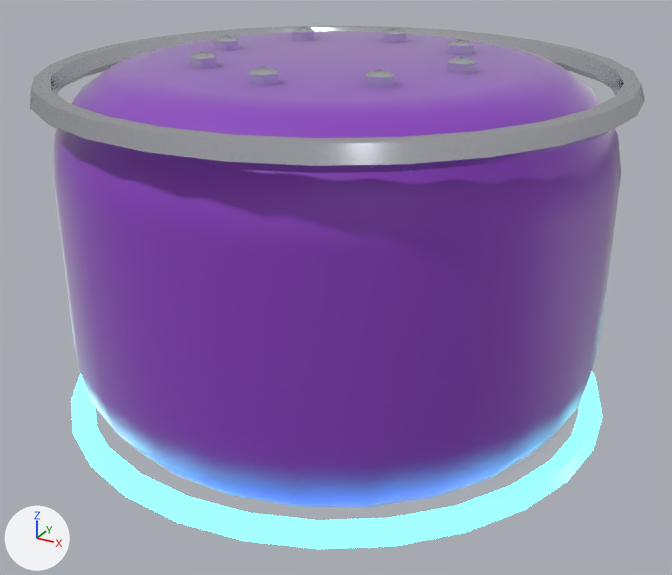
The glTF model public/assets/interiors/palco/pouf_lounge_neon.glb as it was, and as the next commit left it.
Before and after are seen from a camera (50 mm lens) standing at (0.479, -0.872, 0.614) and looking at (0.012, -0.022, 0.19). The axes (+X, +Y, +Z) are drawn at lower left. The lights are the same throughout. The picture after the commit comes second.

In view in the first picture: 'pouf_lounge_neon'.
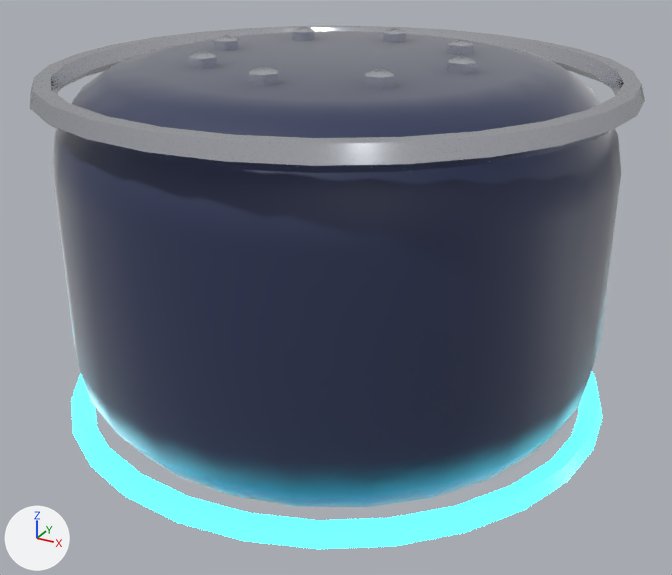
Where the change shows, as pixel boxes [x1, y1, x2, y2] in the pictures (672 x 575 px):
'pouf_lounge_neon', recoloured (purple to dark blue)
    both: [52, 29, 621, 549]

The change in detail:
Material 'fabric.016' (mat_fabric_016) changes colour from purple #8a3cc0 to dark blue #2b3558; in linear values from (0.254, 0.0452, 0.527) to (0.0242, 0.0356, 0.0976).
In material 'glow2.016' (mat_glow2_016), emission_color goes from (0.0782, 0.871, 1.0) (cyan #4ff0ff) to (0.0395, 0.807, 1.0) (cyan #38e8ff).
